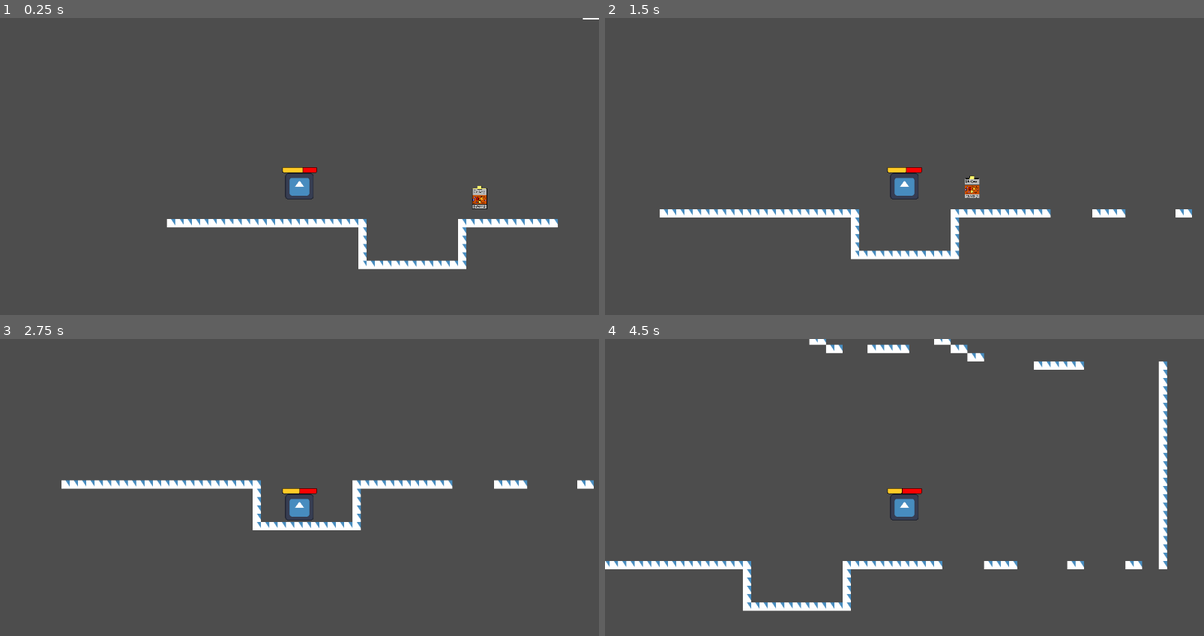
Above: before the commit, frames 1-4 (two rows, left to right).
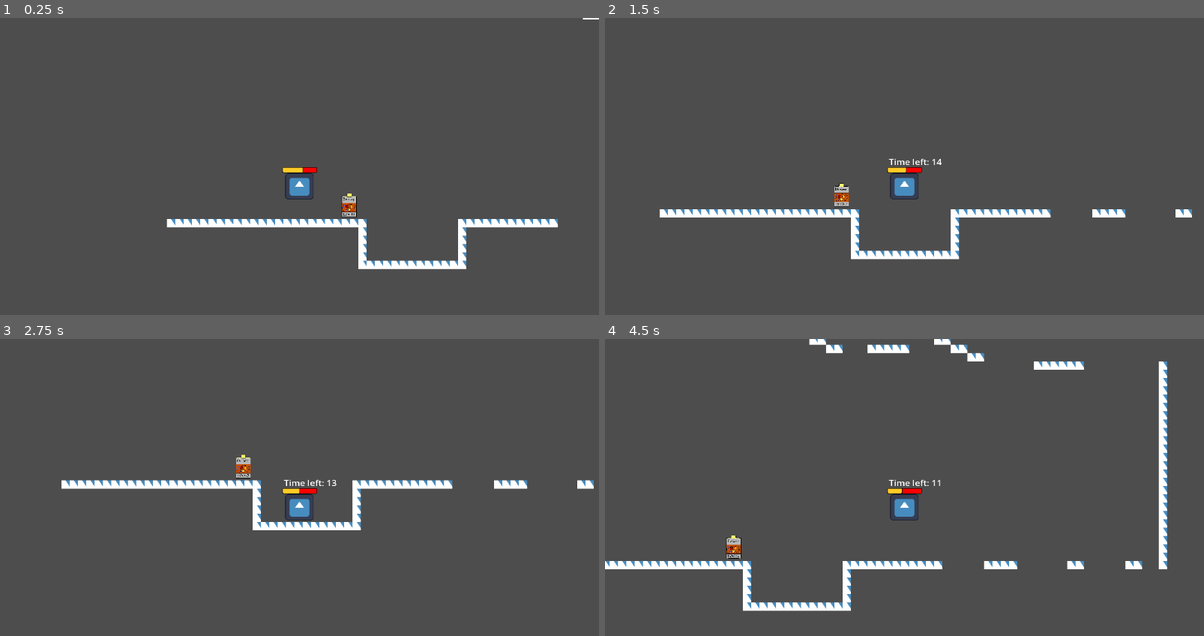
Above: after the commit, the same moments.

Repository: DaqCode/TakeCircuit
Game: Godot game, scene res://scenes/gameScenes/main_game.tscn
Same seed, same stepped clock (60 frames per second), same inputs: the game is played once before the commit and once after it. Before the commit the project starts from res://scenes/main_game.tscn. The engine's default icon, where the game draws it, is replaced by a stand-in: a white triangle on a blue panel in a dark square.
Inputs (mouse positions are in pixels of both pictures, inside the frame that each line leads up to):
- Up to frame 1 (0.25 s): no input
- Up to frame 2 (1.5 s): move the mouse to (1036, 169) at 0.52 s; hold D (right) from 0.53 s (still down); tap W (up) at 0.6, 0.77, 1.07 s; move the mouse to (784, 202) at 1.27 s; click (784, 202) at 1.35 s
- Up to frame 3 (2.75 s): tap W (up) at 1.52, 1.55, 1.82, 2.1 s; move the mouse to (359, 434) at 2.02 s; release D (right) at 2.03 s; hold A (left) from 2.03 s (still down)
- Up to frame 4 (4.5 s): move the mouse to (874, 573) at 2.77 s; release A (left) at 2.78 s; hold D (right) 2.78-4.28 s; click (874, 573) at 2.85 s; tap W (up) at 3.02, 3.05, 3.32, 3.6, 3.77, 4.07 s; move the mouse to (1084, 558) at 3.52 s; move the mouse to (724, 457) at 4.27 s; hold A (left) from 4.28 s (still down); click (724, 457) at 4.35 s

The runs differ from the first frame. In frame 1, 0.4% of the frame differs, in the area x 57-82%, y 56-68%; in frame 2, 0.4%, in the area x 38-63%, y 47-64%; in frame 3, 0.3%; in frame 4, 0.3%.

Commit message:
Fixed bug and organized

Diff:
--- /dev/null
+++ b/new-game-project/event_bus.gd
@@ -0,0 +1,7 @@
+class_name Global
+extends Node
+
+signal battery_collected
+
+func emit_battery_collected():
+	emit_signal("battery_collected")
--- a/new-game-project/project.godot
+++ b/new-game-project/project.godot
@@ -11,9 +11,13 @@
 [application]
 
 config/name="TakeCircuit"
-run/main_scene="res://scenes/main_game.tscn"
+run/main_scene="res://scenes/gameScenes/main_game.tscn"
 config/features=PackedStringArray("4.3", "Forward Plus")
 config/icon="res://icon.svg"
+
+[autoload]
+
+EventBus="*res://event_bus.gd"
 
 [input]
 
--- a/new-game-project/scripts/spark.gd
+++ b/new-game-project/scenes/character/spark/spark.gd
@@ -1,8 +1,10 @@
+class_name Spark
 extends CharacterBody2D
 
 #Onready variables
-@onready var deathProgress := $DeathProgress
-@onready var lifeTimer := $DeathTimer
+@onready var deathProgress := $UI/DeathProgress
+@onready var lifeTimer := $Timers/DeathTimer
+@onready var deathText := $UI/TimerCountdown
 
 # Constants
 const GRAVITY = 1300.0  # Downward force
@@ -20,13 +22,19 @@
 var can_dash = true
 var is_wall_clinging = false
 
-
 # References
 @onready var sprite := $AnimatedSprite2D
 
 func _ready() -> void:
+	#Timer for text to see increase
+	$Timers/Timer.start()
+
 	lifeTimer.wait_time = 15
 	lifeTimer.start()
+
+	deathText.text = str(lifeTimer.time_left)
+
+	EventBus.connect("battery_collected", Callable(self, "on_battery_collected"))
 
 
 func _physics_process(delta):
@@ -85,12 +93,11 @@
 func _process(_delta: float) -> void:
 	deathProgress.value = lifeTimer.time_left
 
-func _on_spark_area_body_entered(body: Object) -> void:
-	if body.name != "Spark":
-		print(body.name)
-		print(body.get_class())  # Print the class of the body object
 
-		if body.name == "Battery":
-			print("Increasing life force")
-			lifeTimer.wait_time += 5
-			body.queue_free()  # Remove the battery collecting area
+
+func on_battery_collected() -> void:
+	lifeTimer.wait_time += 5
+	lifeTimer.start()
+
+func _on_timer_timeout() -> void:
+	deathText.text = "Time left: " + str(roundi(lifeTimer.time_left))
--- a/new-game-project/scenes/spark.tscn
+++ b/new-game-project/scenes/character/spark/spark.tscn
@@ -1,13 +1,13 @@
 [gd_scene load_steps=7 format=3 uid="uid://bm41tggvbpinh"]
 
-[ext_resource type="Texture2D" uid="uid://dtrc2lemhltn1" path="res://icon.svg" id="1_kswjr"]
-[ext_resource type="Script" path="res://scripts/spark.gd" id="2_jfskv"]
+[ext_resource type="Script" path="res://scenes/character/spark/spark.gd" id="1_ee507"]
+[ext_resource type="Texture2D" uid="uid://dtrc2lemhltn1" path="res://icon.svg" id="2_qvspv"]
 
 [sub_resource type="SpriteFrames" id="SpriteFrames_wixdc"]
 animations = [{
 "frames": [{
 "duration": 1.0,
-"texture": ExtResource("1_kswjr")
+"texture": ExtResource("2_qvspv")
 }],
 "loop": true,
 "name": &"default",
@@ -45,7 +45,7 @@
 
 [node name="Spark" type="CharacterBody2D"]
 scale = Vector2(0.429688, 0.398438)
-script = ExtResource("2_jfskv")
+script = ExtResource("1_ee507")
 
 [node name="AnimatedSprite2D" type="AnimatedSprite2D" parent="."]
 position = Vector2(-3.05176e-05, 0)
@@ -57,18 +57,23 @@
 position = Vector2(0, 0.000244141)
 shape = SubResource("RectangleShape2D_krwr3")
 
-[node name="SparkArea" type="Area2D" parent="."]
+[node name="Timers" type="Node" parent="."]
 
-[node name="SparkRadius" type="CollisionShape2D" parent="SparkArea"]
-position = Vector2(0, 0.00012207)
-shape = SubResource("RectangleShape2D_krwr3")
-
-[node name="DeathTimer" type="Timer" parent="."]
+[node name="DeathTimer" type="Timer" parent="Timers"]
 wait_time = 15.0
 one_shot = true
 autostart = true
 
-[node name="DeathProgress" type="ProgressBar" parent="."]
+[node name="Timer" type="Timer" parent="Timers"]
+autostart = true
+
+[node name="UI" type="Control" parent="."]
+layout_mode = 3
+anchors_preset = 0
+offset_right = 40.0
+offset_bottom = 40.0
+
+[node name="DeathProgress" type="ProgressBar" parent="UI"]
 offset_left = -76.7999
 offset_top = -92.8626
 offset_right = 79.2001
@@ -80,4 +85,12 @@
 allow_greater = true
 show_percentage = false
 
-[connection signal="body_entered" from="SparkArea" to="." method="_on_spark_area_body_entered"]
+[node name="TimerCountdown" type="Label" parent="UI"]
+offset_left = -69.8181
+offset_top = -145.568
+offset_right = 82.1819
+offset_bottom = -90.5684
+theme_override_font_sizes/font_size = 40
+text = "Time lol"
+
+[connection signal="timeout" from="Timers/Timer" to="." method="_on_timer_timeout"]
--- a/new-game-project/scenes/main_game.tscn
+++ b/new-game-project/scenes/gameScenes/main_game.tscn
@@ -1,8 +1,8 @@
 [gd_scene load_steps=6 format=3 uid="uid://dbo801tl00i4g"]
 
 [ext_resource type="Texture2D" uid="uid://dtrc2lemhltn1" path="res://icon.svg" id="1_p6qbq"]
-[ext_resource type="PackedScene" uid="uid://bm41tggvbpinh" path="res://scenes/spark.tscn" id="2_l378k"]
-[ext_resource type="PackedScene" uid="uid://y7u2hvpbhrjt" path="res://scenes/pickUps/battery.tscn" id="3_co81r"]
+[ext_resource type="PackedScene" uid="uid://bm41tggvbpinh" path="res://scenes/character/spark/spark.tscn" id="2_l378k"]
+[ext_resource type="PackedScene" uid="uid://ju6tgb7fpipi" path="res://scenes/pickUps/battery/battery.tscn" id="3_avqih"]
 
 [sub_resource type="TileSetAtlasSource" id="TileSetAtlasSource_ieikm"]
 texture = ExtResource("1_p6qbq")
@@ -147,8 +147,8 @@
 format = 2
 layer_0/tile_data = PackedInt32Array(-262159, 262144, 3, -262158, 262144, 3, -262157, 262144, 3, -262156, 262144, 3, -2 …(3657 unchanged characters)…
 
-[node name="Battery" parent="." instance=ExtResource("3_co81r")]
-position = Vector2(600, 200)
-
 [node name="Spark" parent="." instance=ExtResource("2_l378k")]
 position = Vector2(253.5, 134.5)
+
+[node name="Battery" parent="." instance=ExtResource("3_avqih")]
+position = Vector2(349, 215)
--- a/new-game-project/scenes/pickUps/battery.gd
+++ /dev/null
@@ -1,5 +0,0 @@
-extends StaticBody2D
-
-func battery_collected(body: Node2D) -> void:
-    if body.name == "Spark":
-        queue_free()
--- a/new-game-project/scenes/pickUps/battery.tscn
+++ /dev/null
@@ -1,23 +0,0 @@
-[gd_scene load_steps=4 format=3 uid="uid://y7u2hvpbhrjt"]
-
-[ext_resource type="Script" path="res://scenes/pickUps/battery.gd" id="1_3tlj4"]
-[ext_resource type="Texture2D" uid="uid://vn1jua6tyfah" path="res://resources/art/pickUps/battery.png" id="1_k2ejv"]
-
-[sub_resource type="RectangleShape2D" id="RectangleShape2D_7i7pq"]
-size = Vector2(27.875, 44)
-
-[node name="Battery" type="StaticBody2D"]
-script = ExtResource("1_3tlj4")
-
-[node name="BatterySprite" type="Sprite2D" parent="."]
-texture_filter = 1
-scale = Vector2(0.25, 0.25)
-texture = ExtResource("1_k2ejv")
-
-[node name="BatteryCollecting" type="Area2D" parent="." groups=["Pickup"]]
-
-[node name="CollectingRadius" type="CollisionShape2D" parent="BatteryCollecting"]
-position = Vector2(0, 1)
-shape = SubResource("RectangleShape2D_7i7pq")
-
-[connection signal="body_entered" from="BatteryCollecting" to="." method="battery_collected"]
--- /dev/null
+++ b/new-game-project/scenes/pickUps/battery/battery.gd
@@ -0,0 +1,8 @@
+class_name Battery
+extends Area2D
+
+
+func _on_battery_entered(body:Node2D) -> void:
+	if body.name == "Spark":
+		print("TOUCHED")
+		EventBus.emit_battery_collected()
--- /dev/null
+++ b/new-game-project/scenes/pickUps/battery/battery.tscn
@@ -0,0 +1,20 @@
+[gd_scene load_steps=4 format=3 uid="uid://ju6tgb7fpipi"]
+
+[ext_resource type="Script" path="res://scenes/pickUps/battery/battery.gd" id="1_1cjkq"]
+[ext_resource type="Texture2D" uid="uid://vn1jua6tyfah" path="res://resources/art/pickUps/battery.png" id="1_egthf"]
+
+[sub_resource type="RectangleShape2D" id="RectangleShape2D_uglyr"]
+size = Vector2(28, 44)
+
+[node name="Battery" type="Area2D"]
+script = ExtResource("1_1cjkq")
+
+[node name="BatteryArt" type="Sprite2D" parent="."]
+scale = Vector2(0.25, 0.25)
+texture = ExtResource("1_egthf")
+
+[node name="BatteryCollision" type="CollisionShape2D" parent="."]
+position = Vector2(0, -1)
+shape = SubResource("RectangleShape2D_uglyr")
+
+[connection signal="body_entered" from="." to="." method="_on_battery_entered"]
Renamed: new-game-project/scenes/main_menu.tscn -> new-game-project/scenes/gameScenes/main_menu.tscn
